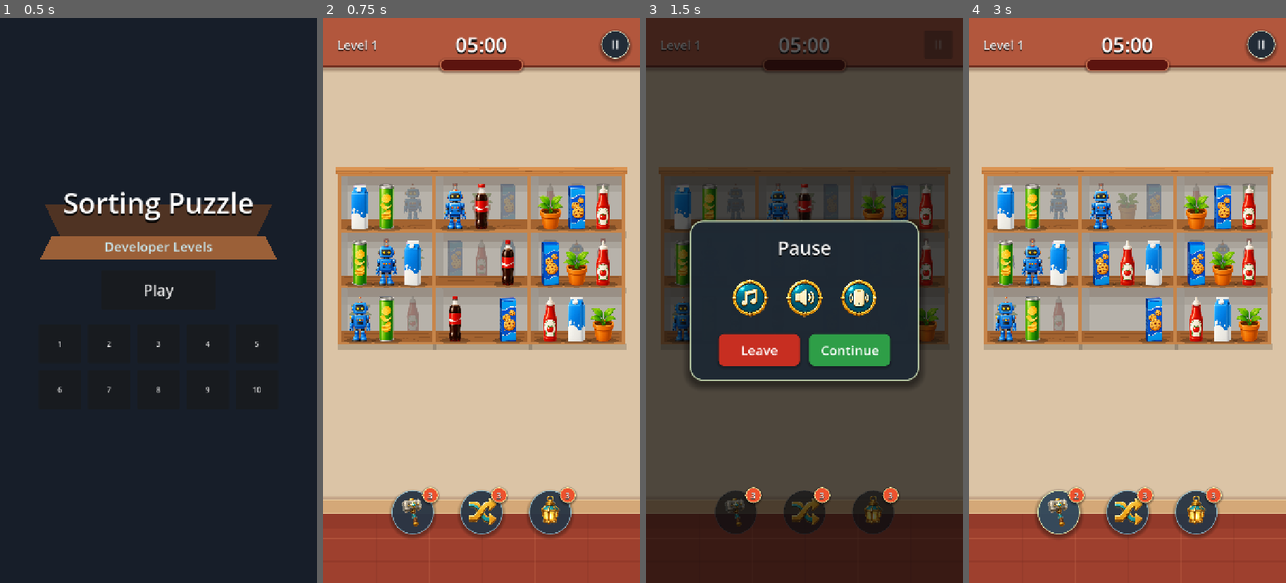
Above: before the commit, frames 1-4 (left to right).
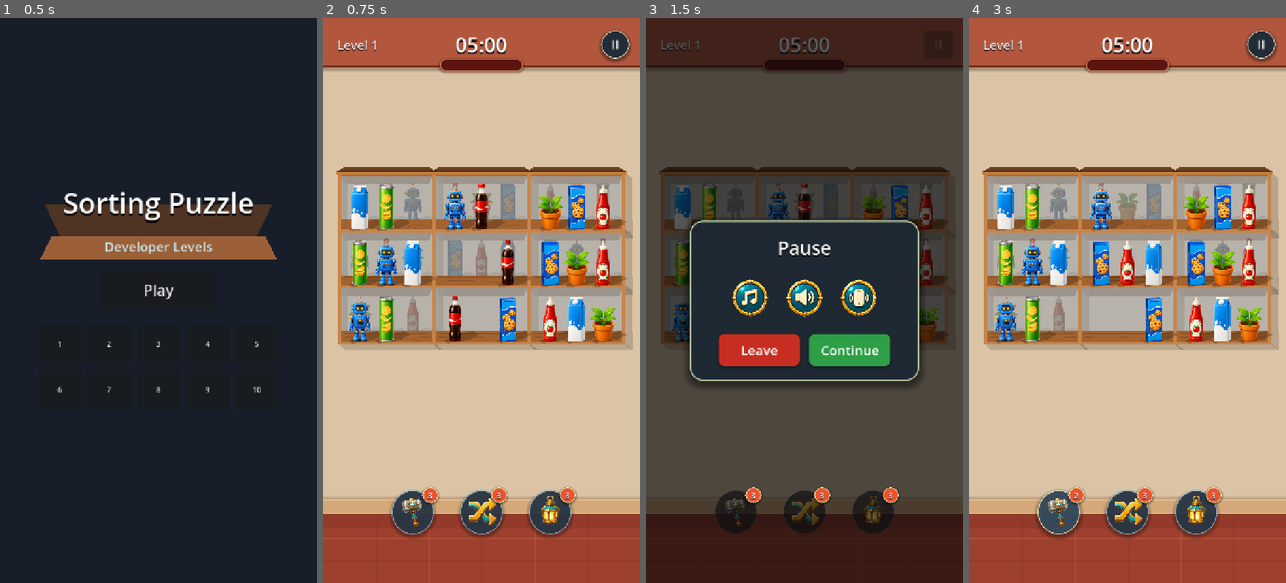
Above: after the commit, the same moments.

Repository: vladeque/sorting-puzzle
Game: Godot game, scene res://scenes/main_menu.tscn
Two runs of this game, one before a commit and one after it. Both use one fixed random seed, a clock stepped at 60 frames per second and the inputs below.
Inputs:
- Up to frame 1 (0.5 s): no input
- Up to frame 2 (0.75 s): click "Play" at 0.5 s
- Up to frame 3 (1.5 s): click "II" at 1.25 s
- Up to frame 4 (3 s): click "Continue" at 2 s; click "3" at 2.75 s

Frame 1 is identical in both runs. In frame 2, 3.6% of the frame differs, in the area x 4-98%, y 26-59%; in frame 3, 0.8%; in frame 4, 3.6%.

Commit message:
Refine shelf perspective shadows

Diff:
--- a/scenes/item.tscn
+++ b/scenes/item.tscn
@@ -36,9 +36,9 @@
 
 [node name="Shadow" type="Polygon2D" parent="." unique_id=1649807921]
 z_index = -1
-position = Vector2(0, 49)
-color = Color(0.04, 0.03, 0.02, 0.26)
-polygon = PackedVector2Array(-35, 0, -26, -5, 0, -7, 26, -5, 35, 0, 26, 5, 0, 7, -26, 5)
+position = Vector2(6, 42)
+color = Color(0.04, 0.03, 0.02, 0.23)
+polygon = PackedVector2Array(-31, 8, -15, -2, 33, -15, 49, -7, 27, 5, -24, 13)
 
 [node name="OutlineSprite" type="Sprite2D" parent="." unique_id=515204852]
 visible = false
--- a/scenes/shelf.tscn
+++ b/scenes/shelf.tscn
@@ -5,8 +5,13 @@
 [node name="Shelf" type="Node2D" unique_id=961540884]
 
 [node name="Shadow" type="Polygon2D" parent="." unique_id=1166351438]
-color = Color(0.03, 0.025, 0.02, 0.18)
-polygon = PackedVector2Array(-110, 44, 114, 44, 114, 58, -110, 58)
+color = Color(0.03, 0.025, 0.02, 0.16)
+polygon = PackedVector2Array(-110, 44, 112, 44, 129, 59, -94, 59)
+
+[node name="RightColumnShadow" type="Polygon2D" parent="." unique_id=356530628]
+visible = false
+color = Color(0.08, 0.055, 0.035, 0.18)
+polygon = PackedVector2Array(111, -88, 126, -78, 128, 59, 112, 46)
 
 [node name="BackWall" type="Polygon2D" parent="." unique_id=251890705]
 z_index = 1
@@ -15,13 +20,8 @@
 
 [node name="BackWallTopShade" type="Polygon2D" parent="." unique_id=2086175922]
 z_index = 2
-color = Color(0.22, 0.12, 0.06, 0.24)
-polygon = PackedVector2Array(-104, -81, 104, -81, 104, -61, -104, -61)
-
-[node name="BackWallTopShadeSoft" type="Polygon2D" parent="." unique_id=2067159569]
-z_index = 2
-color = Color(0.22, 0.12, 0.06, 0.1)
-polygon = PackedVector2Array(-104, -61, 104, -61, 104, -45, -104, -45)
+color = Color(0.2, 0.12, 0.065, 0.2)
+polygon = PackedVector2Array(-104, -81, 104, -81, 96, -63, -96, -63)
 
 [node name="BackWallLeftShade" type="Polygon2D" parent="." unique_id=1566344107]
 z_index = 2
@@ -32,38 +32,38 @@
 
 [node name="Ceiling" type="Polygon2D" parent="." unique_id=356773762]
 z_index = 3
-color = Color(0.78, 0.52, 0.29, 1)
-polygon = PackedVector2Array(-112, -89, 112, -89, 112, -81, -112, -81)
+color = Color(0.67, 0.42, 0.2, 1)
+polygon = PackedVector2Array(-104, -89, 104, -89, 112, -81, -112, -81)
 
 [node name="TopCeilingCap" type="Node2D" parent="." unique_id=1045513466]
 visible = false
 z_index = 7
 
 [node name="BackBoard" type="Polygon2D" parent="TopCeilingCap" unique_id=1956528080]
-color = Color(0.86, 0.58, 0.32, 1)
-polygon = PackedVector2Array(-116, -102, 116, -102, 116, -90, -116, -90)
+color = Color(0.42, 0.26, 0.12, 1)
+polygon = PackedVector2Array(-96, -103, 96, -103, 114, -90, -114, -90)
 
 [node name="ShadowEdge" type="Polygon2D" parent="TopCeilingCap" unique_id=931218155]
 z_index = 1
-color = Color(0.39, 0.2, 0.09, 0.32)
-polygon = PackedVector2Array(-116, -94, 116, -94, 116, -90, -116, -90)
+color = Color(0.16, 0.08, 0.035, 0.42)
+polygon = PackedVector2Array(-114, -94, 114, -94, 114, -90, -114, -90)
 
 [node name="FrontLip" type="Polygon2D" parent="TopCeilingCap" unique_id=2115499776]
 z_index = 2
 color = Color(0.78, 0.48, 0.23, 1)
-polygon = PackedVector2Array(-118, -92, 118, -92, 114, -86, -114, -86)
+polygon = PackedVector2Array(-118, -92, 118, -92, 112, -85, -112, -85)
 
 [node name="GrainTop" type="Line2D" parent="TopCeilingCap" unique_id=522215183]
 z_index = 3
-points = PackedVector2Array(-108, -99, -42, -100, 18, -98, 108, -99)
+points = PackedVector2Array(-82, -100, -28, -100, 26, -99, 82, -100)
 width = 1.0
-default_color = Color(0.46, 0.24, 0.11, 0.26)
+default_color = Color(0.22, 0.12, 0.055, 0.32)
 
 [node name="GrainFront" type="Line2D" parent="TopCeilingCap" unique_id=532562069]
 z_index = 3
 points = PackedVector2Array(-110, -91, -36, -90, 52, -91, 110, -90)
 width = 1.0
-default_color = Color(0.98, 0.74, 0.44, 0.28)
+default_color = Color(0.98, 0.74, 0.44, 0.2)
 
 [node name="LeftWall" type="Polygon2D" parent="." unique_id=1529082060]
 z_index = 4
--- a/scripts/level.gd
+++ b/scripts/level.gd
@@ -30,12 +30,15 @@
 const LOCK_REMAINING_LABEL_NAME := "RemainingLabel"
 const SHELF_VISUAL_VARIANT_META := &"visual_variant"
 const SHELF_TOP_CEILING_CAP_NAME := "TopCeilingCap"
+const SHELF_RIGHT_COLUMN_SHADOW_NAME := "RightColumnShadow"
 const ROW_LAYOUTS_KEY := "row_layouts"
 const ROW_MOTION_HORIZONTAL_WRAP := "horizontal_wrap"
 const SHELF_VISUAL_VARIANT_FULL := "full"
 const SHELF_VISUAL_VARIANT_FLOOR_ONLY := "floor_only"
 const SHELF_TOP_STACK_VERTICAL_EPSILON := 4.0
 const SHELF_TOP_STACK_MIN_HORIZONTAL_OVERLAP := 0.35
+const SHELF_RIGHT_STACK_HORIZONTAL_EPSILON := 4.0
+const SHELF_RIGHT_STACK_MIN_VERTICAL_OVERLAP := 0.35
 const HUD_TOP_MARGIN := 28.0
 const HUD_SIDE_MARGIN := 24.0
 const LEVEL_LABEL_MARGIN_LEFT := 32.0
@@ -58,10 +61,10 @@
 const SHELF_FLOOR_ONLY_HIDDEN_NODES := [
 	"BackWall",
 	"BackWallTopShade",
-	"BackWallTopShadeSoft",
 	"BackWallLeftShade",
 	"Ceiling",
 	"TopCeilingCap",
+	"RightColumnShadow",
 	"LeftWall",
 	"RightWall",
 	"Highlight",
@@ -579,7 +582,7 @@
 	else:
 		_add_preset_layout_shelves(shelves, shelves_config)
 
-	_update_top_shelf_ceiling_caps()
+	_update_shelf_perspective_edges()
 	_apply_responsive_layout()
 	_set_moving_shelf_rows_paused(false)
 	_update_locked_shelves()
@@ -869,7 +872,7 @@
 			push_warning("Unknown shelf visual_variant '%s'. Using full shelf." % visual_variant)
 
 
-func _update_top_shelf_ceiling_caps() -> void:
+func _update_shelf_perspective_edges() -> void:
 	var shelves := _get_all_shelves()
 	for shelf_node in shelves:
 		var shelf := shelf_node as Node2D
@@ -877,6 +880,7 @@
 			continue
 
 		_set_shelf_top_ceiling_cap_visible(shelf, not _has_stacked_shelf_above(shelf, shelves))
+		_set_shelf_right_column_shadow_visible(shelf, not _has_stacked_shelf_to_right(shelf, shelves))
 
 
 func _has_stacked_shelf_above(shelf: Node2D, shelves: Array[Node]) -> bool:
@@ -896,9 +900,31 @@
 	return false
 
 
+func _has_stacked_shelf_to_right(shelf: Node2D, shelves: Array[Node]) -> bool:
+	var shelf_position := _get_shelf_root_local_position(shelf)
+	for other_node in shelves:
+		var other_shelf := other_node as Node2D
+		if other_shelf == null or other_shelf == shelf:
+			continue
+
+		var other_position := _get_shelf_root_local_position(other_shelf)
+		if other_position.x <= shelf_position.x + SHELF_RIGHT_STACK_HORIZONTAL_EPSILON:
+			continue
+
+		if _shelf_cells_stack_vertically(shelf_position.y, other_position.y):
+			return true
+
+	return false
+
+
 func _shelf_cells_stack_horizontally(first_x: float, second_x: float) -> bool:
-	var overlap_width = maxf(SHELF_CELL_SIZE.x - absf(first_x - second_x), 0.0)
+	var overlap_width := maxf(SHELF_CELL_SIZE.x - absf(first_x - second_x), 0.0)
 	return overlap_width / SHELF_CELL_SIZE.x >= SHELF_TOP_STACK_MIN_HORIZONTAL_OVERLAP
+
+
+func _shelf_cells_stack_vertically(first_y: float, second_y: float) -> bool:
+	var overlap_height := maxf(SHELF_CELL_SIZE.y - absf(first_y - second_y), 0.0)
+	return overlap_height / SHELF_CELL_SIZE.y >= SHELF_RIGHT_STACK_MIN_VERTICAL_OVERLAP
 
 
 func _get_shelf_root_local_position(shelf: Node2D) -> Vector2:
@@ -915,6 +941,15 @@
 
 	var visual_variant := str(shelf.get_meta(SHELF_VISUAL_VARIANT_META, SHELF_VISUAL_VARIANT_FULL))
 	cap.visible = should_show and visual_variant == SHELF_VISUAL_VARIANT_FULL
+
+
+func _set_shelf_right_column_shadow_visible(shelf: Node2D, should_show: bool) -> void:
+	var shadow := shelf.get_node_or_null(SHELF_RIGHT_COLUMN_SHADOW_NAME) as CanvasItem
+	if shadow == null:
+		return
+
+	var visual_variant := str(shelf.get_meta(SHELF_VISUAL_VARIANT_META, SHELF_VISUAL_VARIANT_FULL))
+	shadow.visible = should_show and visual_variant == SHELF_VISUAL_VARIANT_FULL
 
 
 func _get_grid_layout_positions(columns: int, shelf_count: int) -> Array[Vector2]:
Not shown, changed: docs/PROJECT_MAP.md
Not shown, changed: docs/SCENES.md
Not shown, changed: docs/SCRIPTS.md
